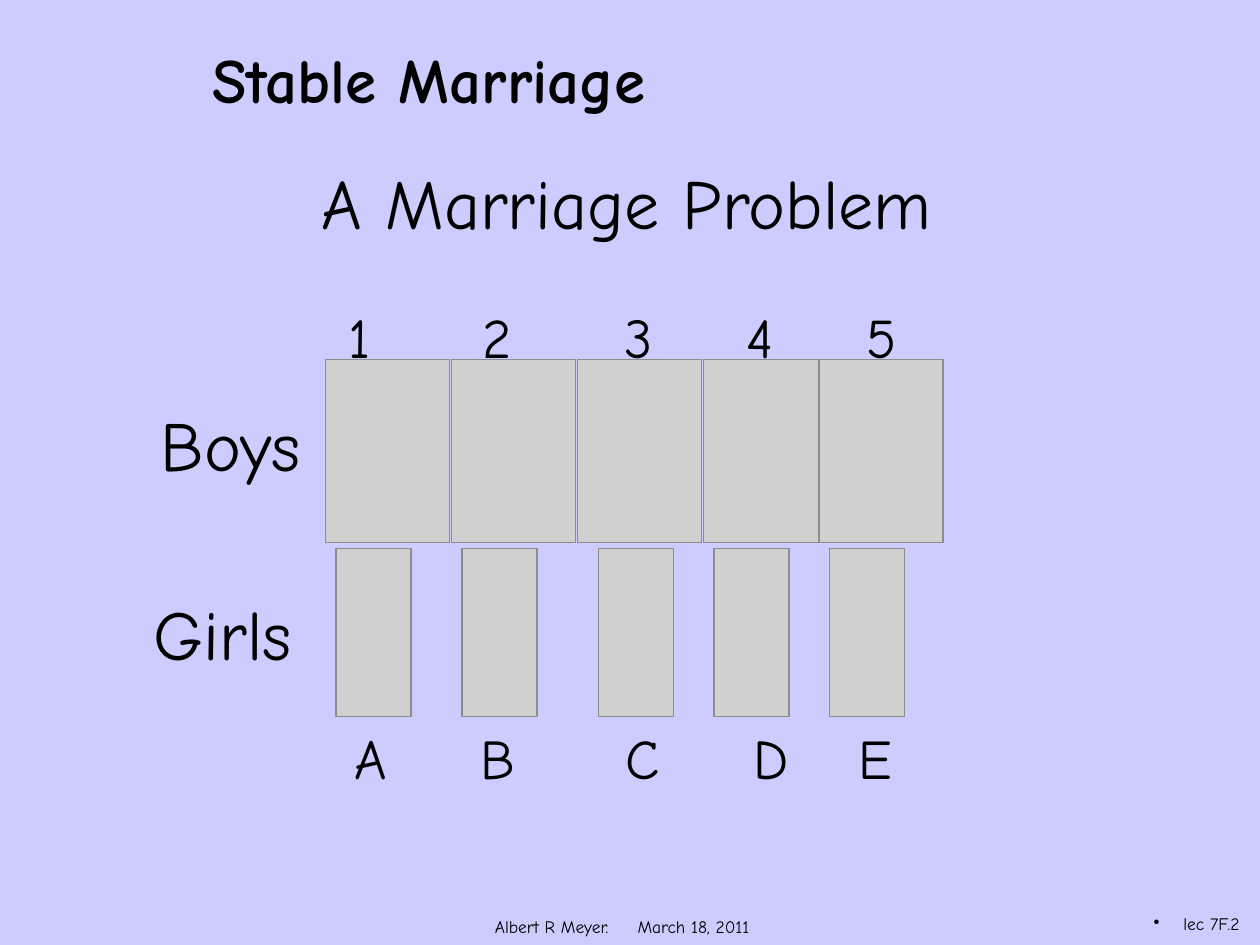
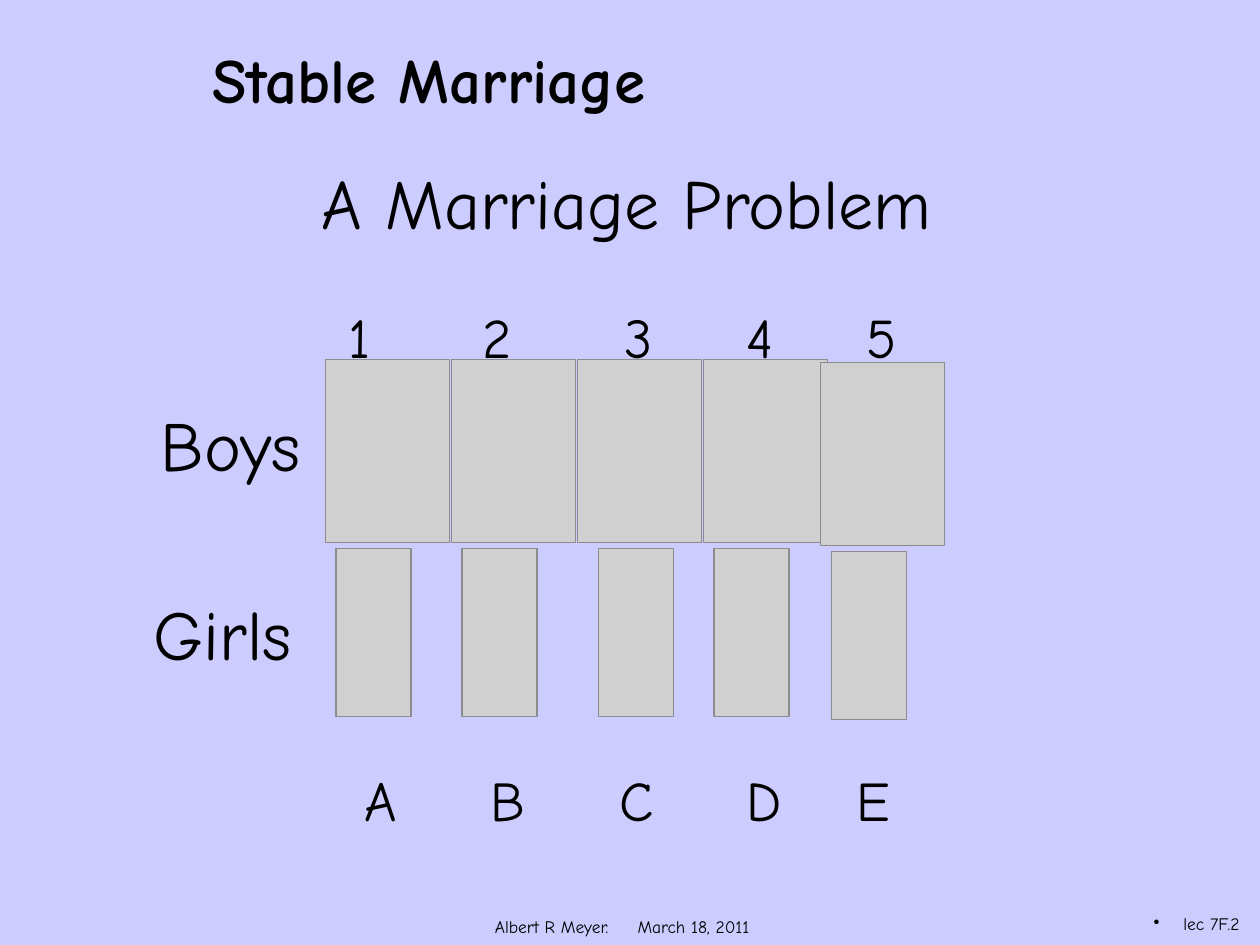
Before and after one commit to armeyer/mcs_web, a slide deck: slide 2 of fall11/slidesF11/slides8w.pptx. Drawn at 1260x945 pixels with LibreOffice and Linux fonts; fonts in the diff are those of the drawing; grey boxes stand for pictures; background and template pictures are left out. Boxes give left, top, right and bottom in pixels: in the first picture for what was removed or moved away, otherwise in the second. Text is boxed around its words. In the diff, an @@ line names an element or a change of style, - is before the commit and + after.

```diff
--- a/fall11/slidesF11/slides8w.pptx
+++ b/fall11/slidesF11/slides8w.pptx
@@ picture moved from (x1=819, y1=359, x2=942, y2=542) to (x1=820, y1=363, x2=944, y2=546) @@
@@ picture moved from (x1=829, y1=548, x2=905, y2=716) to (x1=832, y1=552, x2=907, y2=719) @@
@@ text "A B C D E" rewrapped from (x1=355, y1=741, x2=893, y2=780) to (x1=365, y1=783, x2=891, y2=822) @@
```
Also in this commit, not shown: 13 other slides changed.
